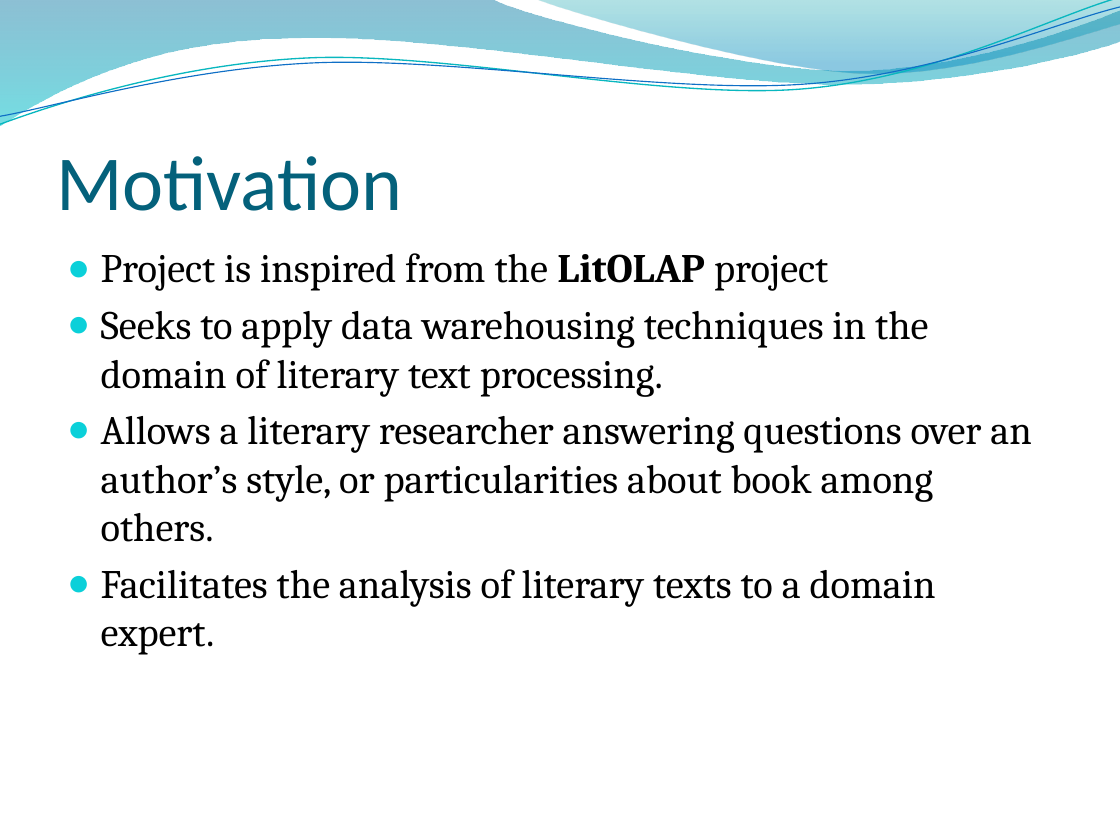
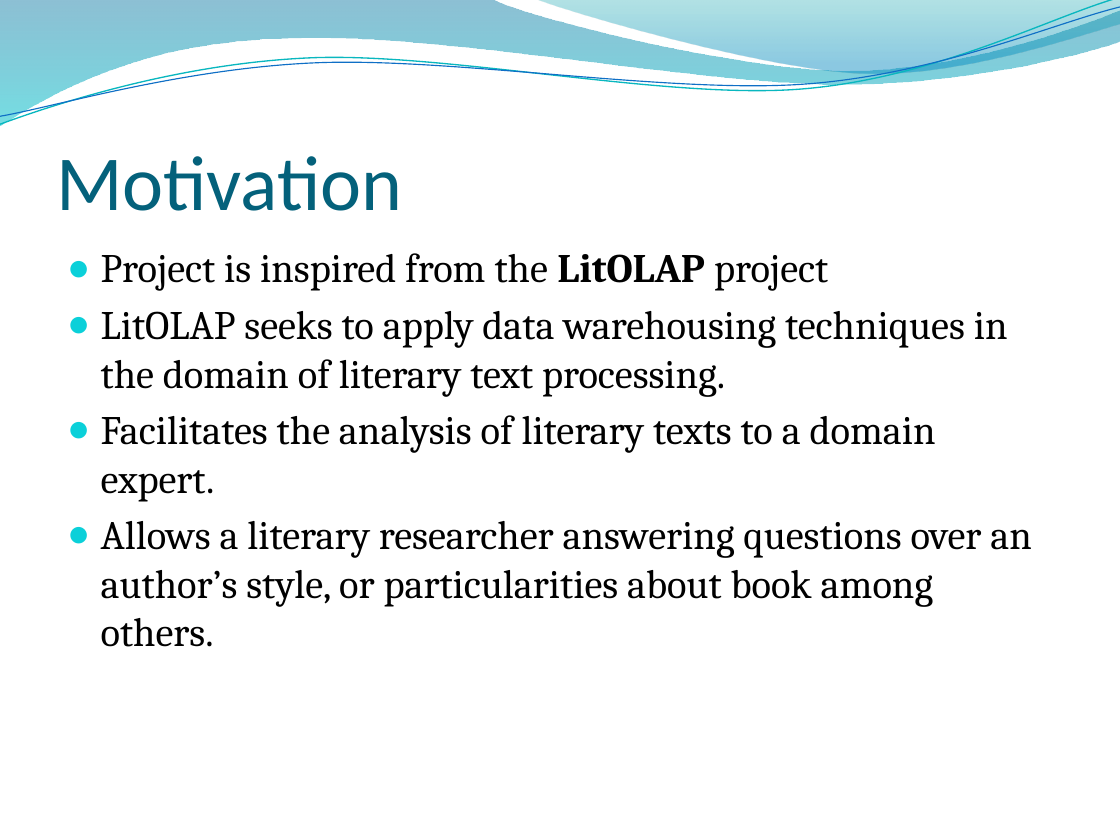
Before and after one commit to edvelezg/unb-dw, a slide deck: slide 4 of project/Presentation/Datawarehousing.pptm. Drawn at 1120x840 pixels with LibreOffice and Linux fonts; fonts in the diff are those of the drawing; background and template pictures are left out. Boxes give left, top, right and bottom in pixels: in the first picture for what was removed or moved away, otherwise in the second. Text is boxed around its words. In the diff, an @@ line names an element or a change of style, - is before the commit and + after.

```diff
--- a/project/Presentation/Datawarehousing.pptm
+++ b/project/Presentation/Datawarehousing.pptm
@@ text at bbox=[101, 311, 1008, 502]: text changed @@
-● Seeks to apply data warehousing techniques in the domain of literary text processing.
+● LitOLAP seeks to apply data warehousing techniques in the domain of literary text processing.
+● Facilitates the analysis of literary texts to a domain expert.
@@ text at bbox=[101, 569, 936, 655]: paragraph removed @@
-● Facilitates the analysis of literary texts to a domain expert.
```
Also in this commit, not shown: 16 other slides changed, 3 slides added, 1 slide removed.
